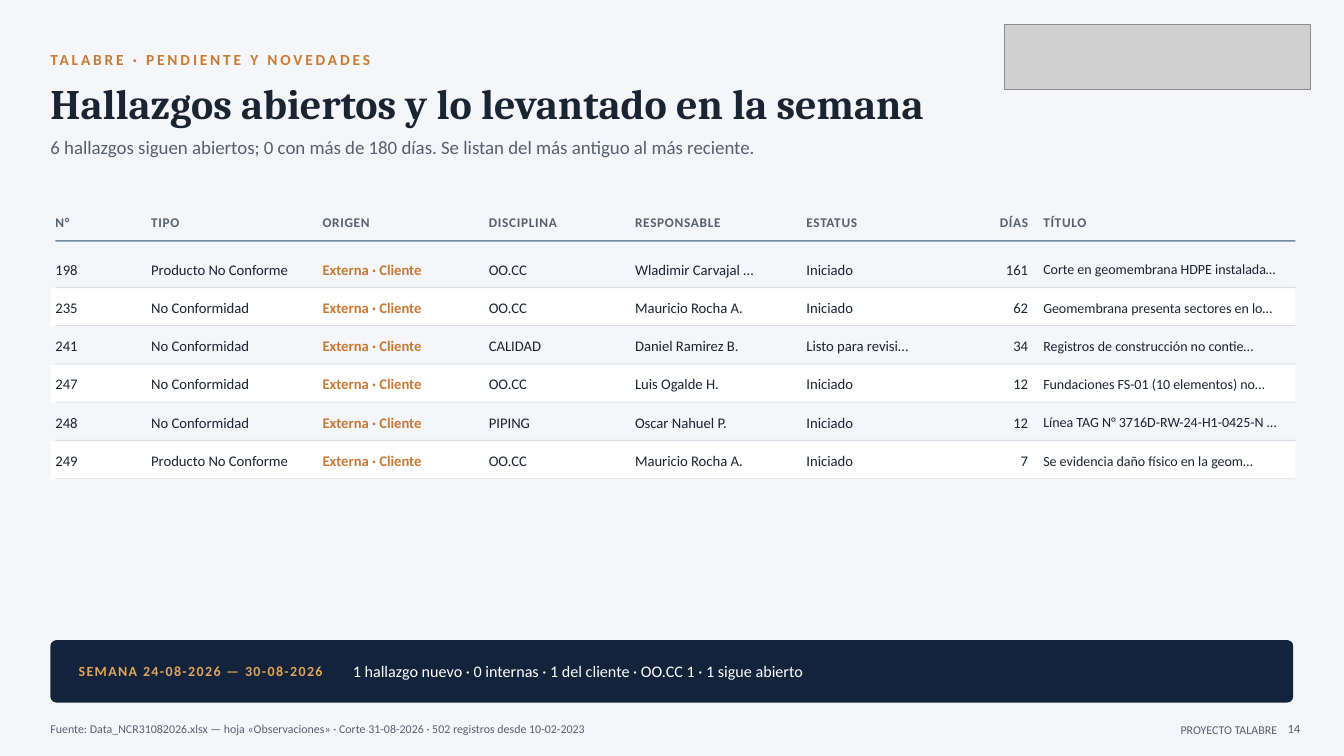
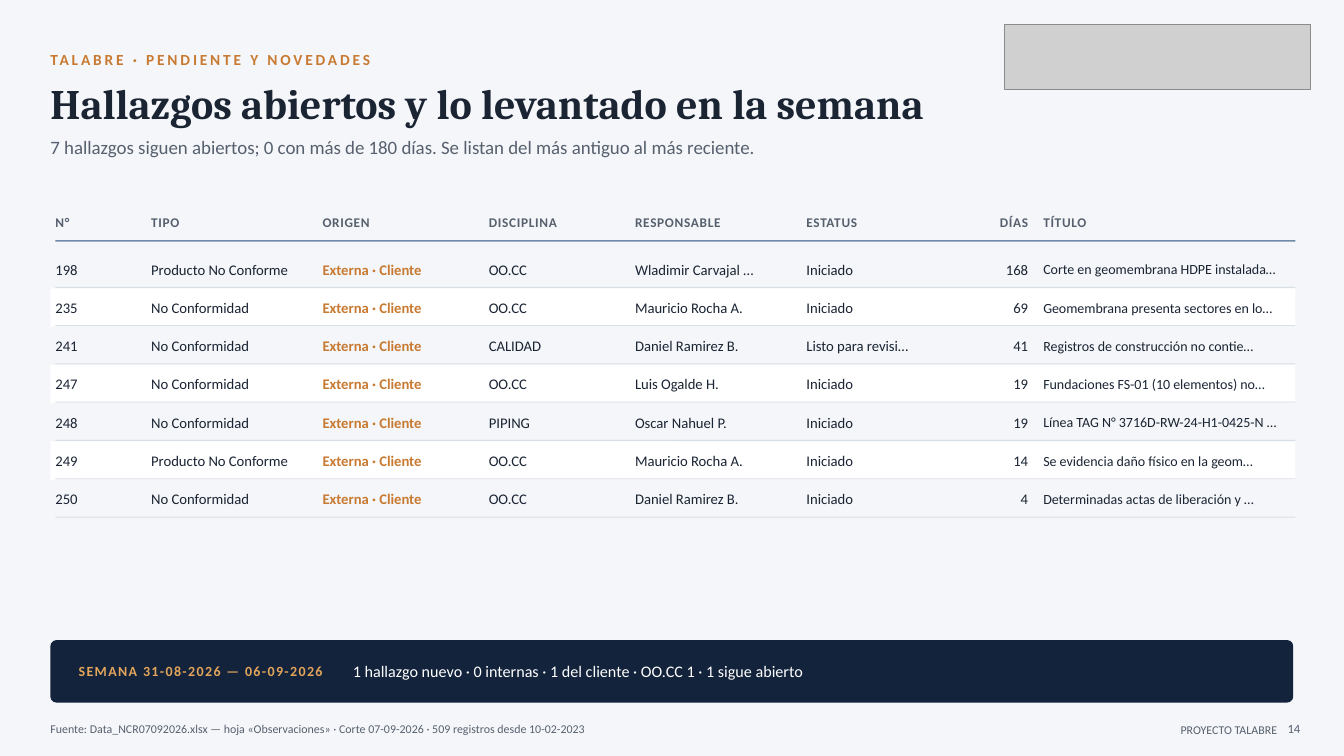
Before and after one commit to tdkvalex/Dashboard-HSEQ, a slide deck: slide 14 of modulo_nc/Panel_No_Conformidades.pptx. Drawn at 1344x756 pixels with LibreOffice and Linux fonts; fonts in the diff are those of the drawing; grey boxes stand for pictures. Boxes give left, top, right and bottom in pixels: in the first picture for what was removed or moved away, otherwise in the second. Text is boxed around its words. In the diff, an @@ line names an element or a change of style, - is before the commit and + after.

```diff
--- a/modulo_nc/Panel_No_Conformidades.pptx
+++ b/modulo_nc/Panel_No_Conformidades.pptx
@@ text at bbox=[50, 141, 754, 157]: text changed @@
-6 hallazgos siguen abiertos; 0 con más de 180 días. Se listan del más antiguo al más reciente.
+7 hallazgos siguen abiertos; 0 con más de 180 días. Se listan del más antiguo al más reciente.
@@ text at bbox=[1006, 265, 1028, 275]: text changed @@
-161
+168
@@ text at bbox=[1013, 303, 1028, 313]: text changed @@
-62
+69
@@ text at bbox=[1013, 341, 1028, 351]: text changed @@
-34
+41
@@ text at bbox=[1013, 379, 1028, 389]: text changed @@
-12
+19
@@ text at bbox=[1013, 418, 1028, 428]: text changed @@
-12
+19
@@ text at bbox=[1013, 456, 1028, 466]: text changed @@
-7
+14
@@ text added at bbox=[55, 494, 77, 504], 10.5 pt, text #1A2433 @@
+250
@@ text added at bbox=[151, 493, 249, 504], 10.5 pt, text #1A2433 @@
+No Conformidad
@@ text added at bbox=[323, 493, 421, 504], 10.5 pt, text #C87A32, bold @@
+Externa · Cliente
@@ text added at bbox=[489, 494, 527, 504], 10.5 pt, text #1A2433 @@
+OO.CC
@@ text added at bbox=[635, 494, 739, 504], 10.5 pt, text #1A2433 @@
+Daniel Ramirez B.
@@ text added at bbox=[806, 493, 853, 504], 10.5 pt, text #1A2433 @@
+Iniciado
@@ text added at bbox=[1021, 494, 1028, 504], 10.5 pt, text #1A2433 @@
+4
@@ text added at bbox=[1043, 494, 1241, 507], 10 pt, text #1A2433 @@
+Determinadas actas de liberación y …
@@ line added from (55, 517) to (1296, 517), #D9DFE6 0.75 pt @@
@@ text at bbox=[79, 666, 323, 676]: text changed @@
-SEMANA 24-08-2026 — 30-08-2026
+SEMANA 31-08-2026 — 06-09-2026
@@ text at bbox=[50, 725, 585, 735]: text changed @@
-Fuente: Data_NCR31082026.xlsx — hoja «Observaciones» · Corte 31-08-2026 · 502 registros desde 10-02-2023
+Fuente: Data_NCR07092026.xlsx — hoja «Observaciones» · Corte 07-09-2026 · 509 registros desde 10-02-2023
```
Also in this commit, not shown: 16 other slides changed, 3 other files.
